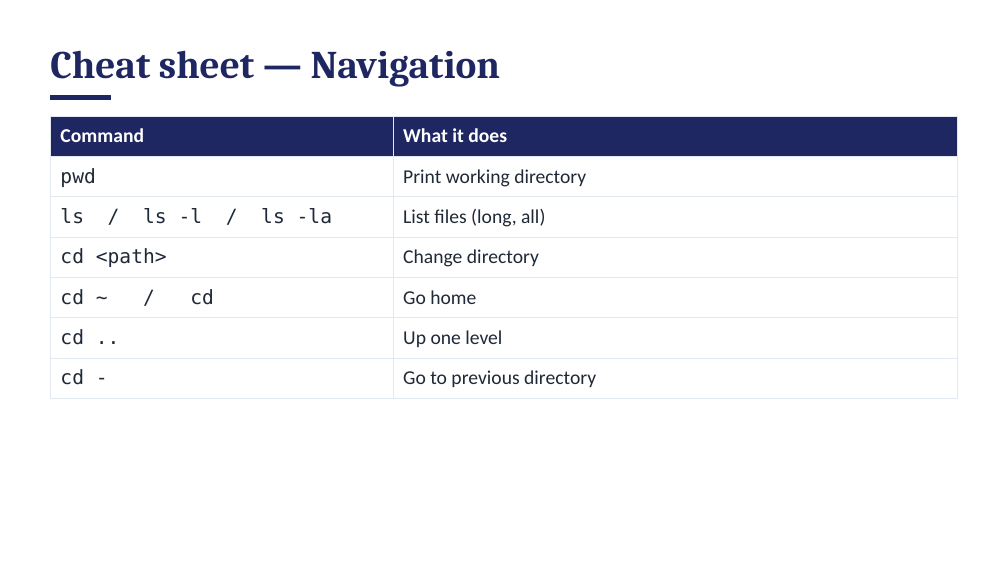
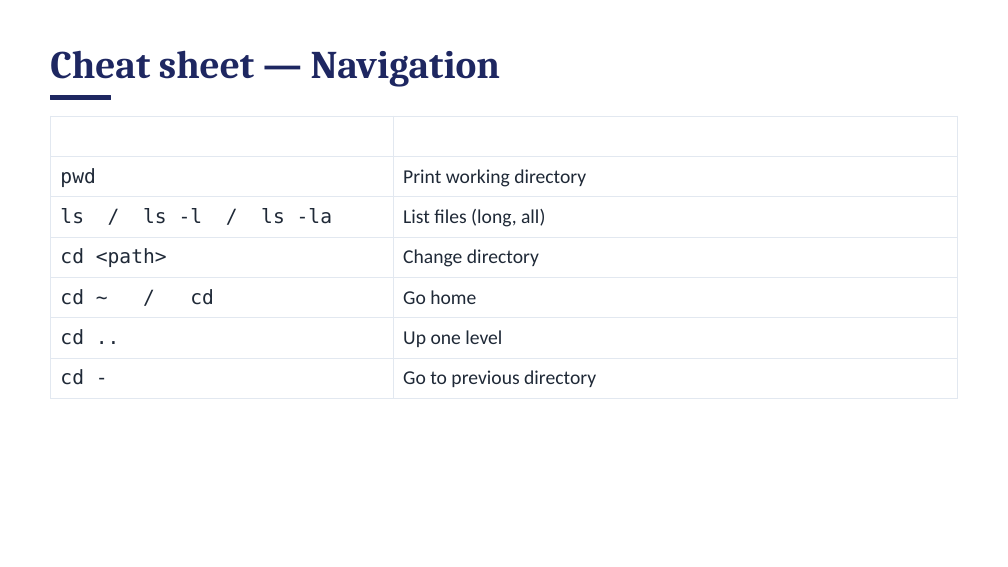
Before and after one commit to access-ci-org/Operations-STEP-2026, a slide deck: slide 111 of Linux_Terminal/DRAFT_workshop-linux-session1.pptx. Drawn at 1008x567 pixels with LibreOffice and Linux fonts; fonts in the diff are those of the drawing; background and template pictures are left out. Boxes give left, top, right and bottom in pixels: in the first picture for what was removed or moved away, otherwise in the second. Text is boxed around its words. In the diff, an @@ line names an element or a change of style, - is before the commit and + after.

```diff
--- a/Linux_Terminal/DRAFT_workshop-linux-session1.pptx
+++ b/Linux_Terminal/DRAFT_workshop-linux-session1.pptx
@@ table at box(50, 116, 958, 391) @@
@@ fill #1E2761 to #FFFFFF in row 1 @@
@@ fill none to #FFFFFF in 12 cells @@
```
Also in this commit, not shown: 104 other slides changed, 1 slide added, 1 other file.
